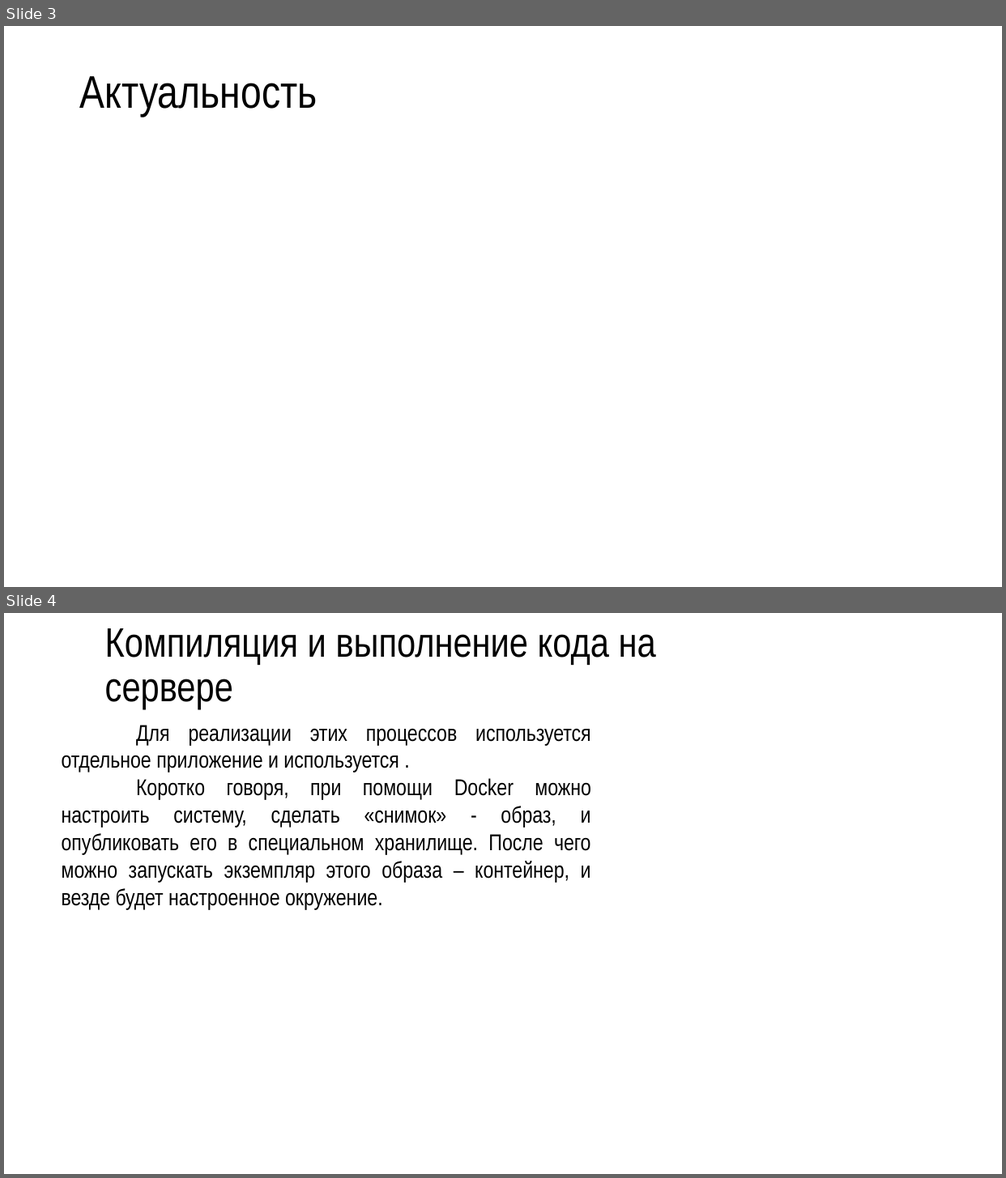
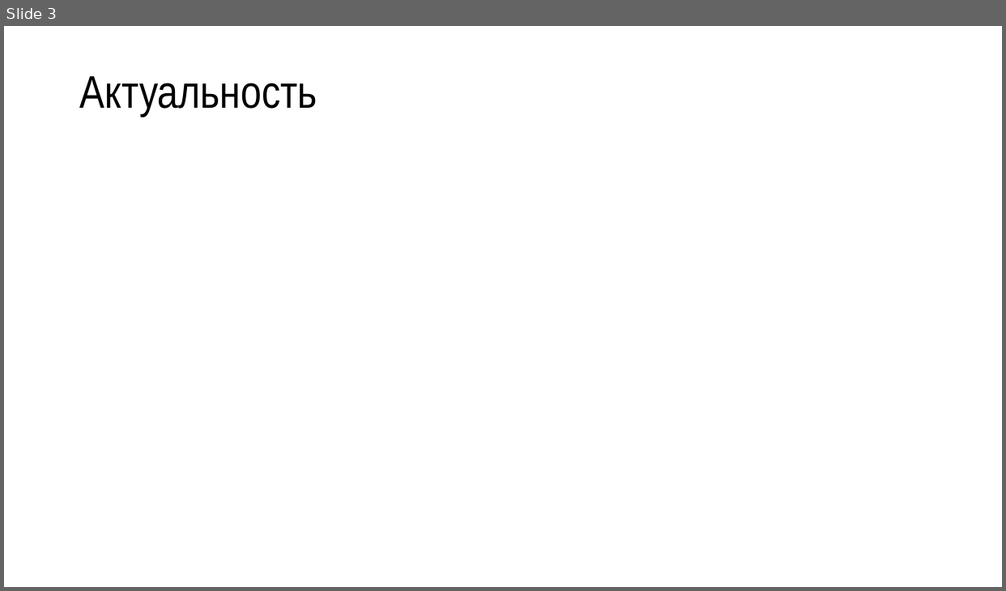
Before and after one commit to R3nnyWeb/codest-open, a slide deck: Презентация Microsoft PowerPoint.pptx. Shown one above the other, each under a label of ours: slides 3 and 4 before the commit, slide 3 after it. The pictures are 1006x1178 and 1006x591 pixels, drawn with LibreOffice and Linux fonts; fonts in the diff are those of the drawing; background and template pictures are left out. Boxes give left, top, right and bottom in pixels: in the first picture for what was removed or moved away, otherwise in the second. Text is boxed around its words. In the diff, an @@ line names an element or a change of style, - is before the commit and + after.

```diff
--- a/Презентация Microsoft PowerPoint.pptx
+++ b/Презентация Microsoft PowerPoint.pptx
@@ slide 4 removed at [4, 613, 1002, 1174], background picture (left out) @@
@@ title removed at [105, 628, 656, 709] @@
-Компиляция и выполнение кода на сервере
@@ text removed at [62, 725, 591, 909] @@
-Для реализации этих процессов используется отдельное приложение и используется .
-Коротко говоря, при помощи Docker можно настроить систему, сделать «снимок» - образ, и опубликовать его в специальном хранилище. После чего можно запускать экземпляр этого образа – контейнер, и везде будет настроенное окружение.
```
Also in this commit, not shown: 2 slides added, 3 other files.
